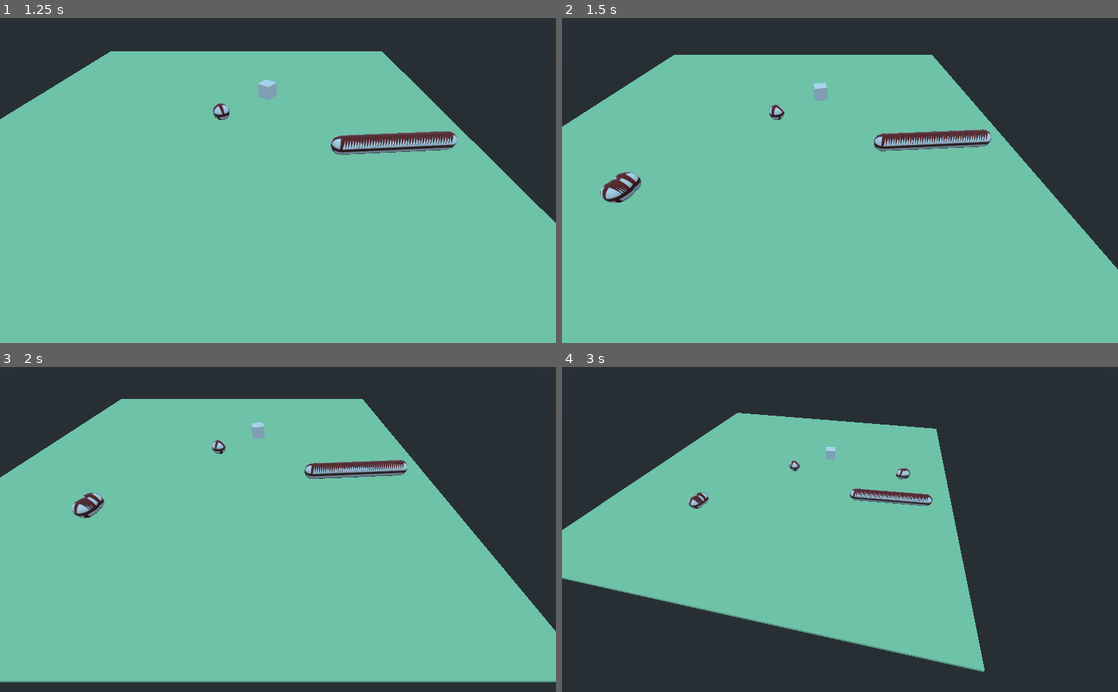
Above: before the commit, frames 1-4 (two rows, left to right).
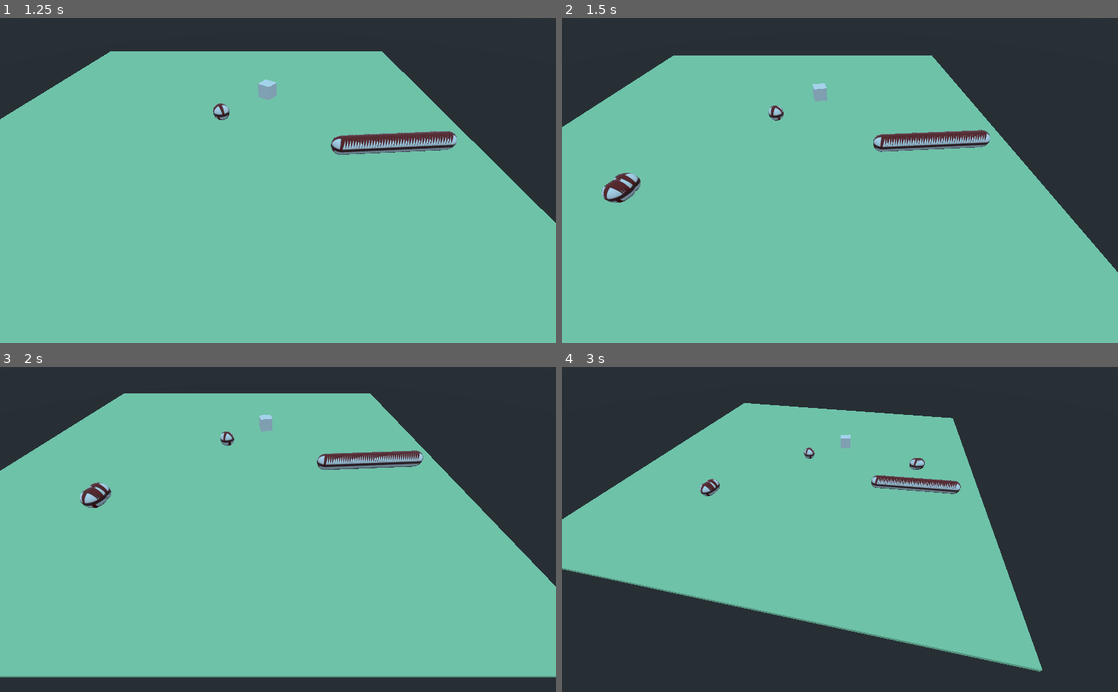
Above: after the commit, the same moments.

Repository: BransonGitomeh/godot-flow-tests
Game: Godot game, scene res://main.tscn
Same seed, same stepped clock (60 frames per second), same inputs: the game is played once before the commit and once after it.
Inputs (mouse positions are in pixels of both pictures, inside the frame that each line leads up to):
- Up to frame 1 (1.25 s): move the mouse to (400, 164) at 0.52 s; press the mouse at (400, 164) at 0.53 s; hold Right (ui_right) from 0.53 s (still down); tap Mouse wheel down (BUTTON_WHEEL_DOWN, bound only after the c… at 0.8 s
- Up to frame 2 (1.5 s): move the mouse to (728, 196) at 1.27 s; release Right (ui_right) at 1.28 s; release the mouse at (728, 196) at 1.28 s; hold Down (ui_down) from 1.28 s (still down); tap Mouse wheel down (BUTTON_WHEEL_DOWN, bound only after the c… at 1.35 s; click (728, 196) at 1.42 s
- Up to frame 3 (2 s): keep holding Down (ui_down); tap Mouse wheel up (BUTTON_WHEEL_UP, bound only after the commi… at 1.55 s
- Up to frame 4 (3 s): move the mouse to (895, 458) at 2.02 s; release Down (ui_down) at 2.03 s; hold Right (ui_right) 2.03-2.78 s; hold Mouse wheel up (BUTTON_WHEEL_UP, bound only after the commi… 2.03-2.78 s; click (895, 458) at 2.3 s; move the mouse to (812, 594) at 2.77 s; hold Up (ui_up) from 2.78 s (still down); tap D (cam_rotate_left) at 2.85 s; click (812, 594) at 2.92 s

Frame 1 is identical in both runs. In frame 2, 1.2% of the frame differs, in the area x 0-100%, y 11-79%; in frame 3, 8.3%; in frame 4, 12%, in the area x 0-87%, y 11-94%.

Commit message:
support for mouse scroll events

Diff:
--- a/project.godot
+++ b/project.godot
@@ -56,6 +56,16 @@
 "events": [ Object(InputEventMouseButton,"resource_local_to_scene":false,"resource_name":"","device":0,"alt":false,"shi …(212 unchanged characters)…
  ]
 }
+BUTTON_WHEEL_DOWN={
+"deadzone": 0.5,
+"events": [ Object(InputEventMouseButton,"resource_local_to_scene":false,"resource_name":"","device":0,"alt":false,"shift":false,"control":false,"meta":false,"command":false,"button_mask":0,"position":Vector2( 0, 0 ),"global_position":Vector2( 0, 0 ),"factor":1.0,"button_index":5,"pressed":false,"doubleclick":false,"script":null)
+ ]
+}
+BUTTON_WHEEL_UP={
+"deadzone": 0.5,
+"events": [ Object(InputEventMouseButton,"resource_local_to_scene":false,"resource_name":"","device":0,"alt":false,"shift":false,"control":false,"meta":false,"command":false,"button_mask":0,"position":Vector2( 0, 0 ),"global_position":Vector2( 0, 0 ),"factor":1.0,"button_index":4,"pressed":false,"doubleclick":false,"script":null)
+ ]
+}
 
 [rendering]
 
--- a/scripts/controller.gd
+++ b/scripts/controller.gd
@@ -9,10 +9,27 @@
 onready var controller = get_node("/root/level/controller")
 onready var camera = get_node("/root/level/controller/Camera")
 
+export var zoom_step = 0.5
+export var zoom_min = 0.5
+export var zoom_max = 3.0
+export var zoom_speed = 2.0
+var zoom_target = 1
+
+var world;
+
 func _ready():
-	pass
+	world = get_parent()
+	set_process_input(true)
+	set_process(true)
+
+# Helper functions
+func move_towards(current, target, maxdelta):
+	if abs(target - current) <= maxdelta:
+		return target
+	return current + sign(target - current) * maxdelta
 
 func _input(event):
+	# var zoom = camera
 	# use the mouse to know direction to move in in our world
 	if event is InputEventMouseMotion and Input.is_action_pressed("free_rotate"):
 		controller.rotate_y(deg2rad(-event.relative.x * mouse_sensitivity))
@@ -23,6 +40,22 @@
 			camera.rotate_x(deg2rad(-x_delta))
 			camera_x_rotation += x_delta
 			# camera.rotate_x(deg2rad(-event.relative.y * mouse_sensitivity))
+
+	# scroll up or down
+	if Input.is_action_pressed("BUTTON_WHEEL_DOWN"):
+		print("BUTTON_WHEEL_DOWN")
+		velocity.x = SPEED
+		# zoom_target -= zoom_step * (1/(1+zoom_target))
+		# zoom to mouse?
+	elif Input.is_action_pressed("BUTTON_WHEEL_UP"):
+		print("BUTTON_WHEEL_UP")
+		velocity.x = -SPEED
+		# zoom_target += zoom_step * (1/(1+zoom_target))
+	else:
+		velocity.x = lerp(velocity.x,0,.1)
+	#zoom_target = clamp(zoom_target, zoom_min, zoom_max)
+	#print(zoom_target)
+	#print(zoom_target)
 
 func _physics_process(delta):
 	# movements for the camera, this ist an fps so we dont use mouse movement to tweak the rotation
